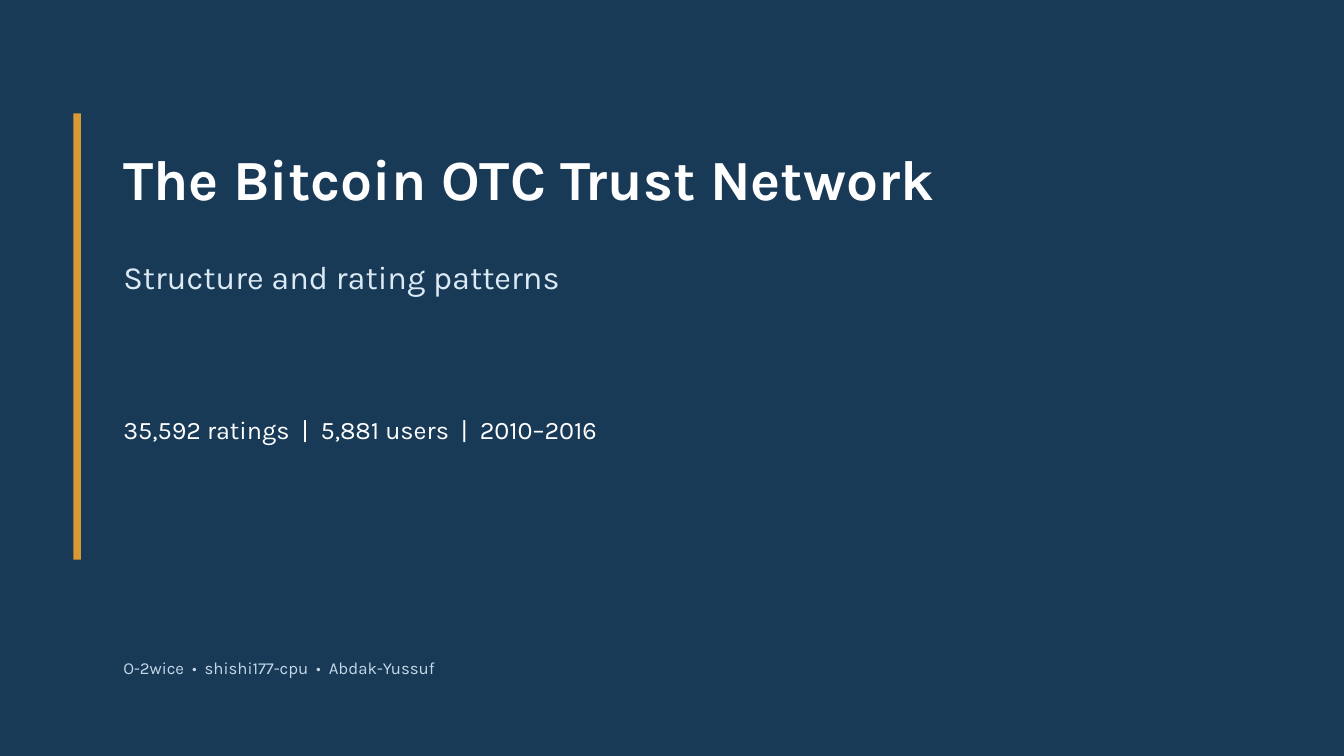
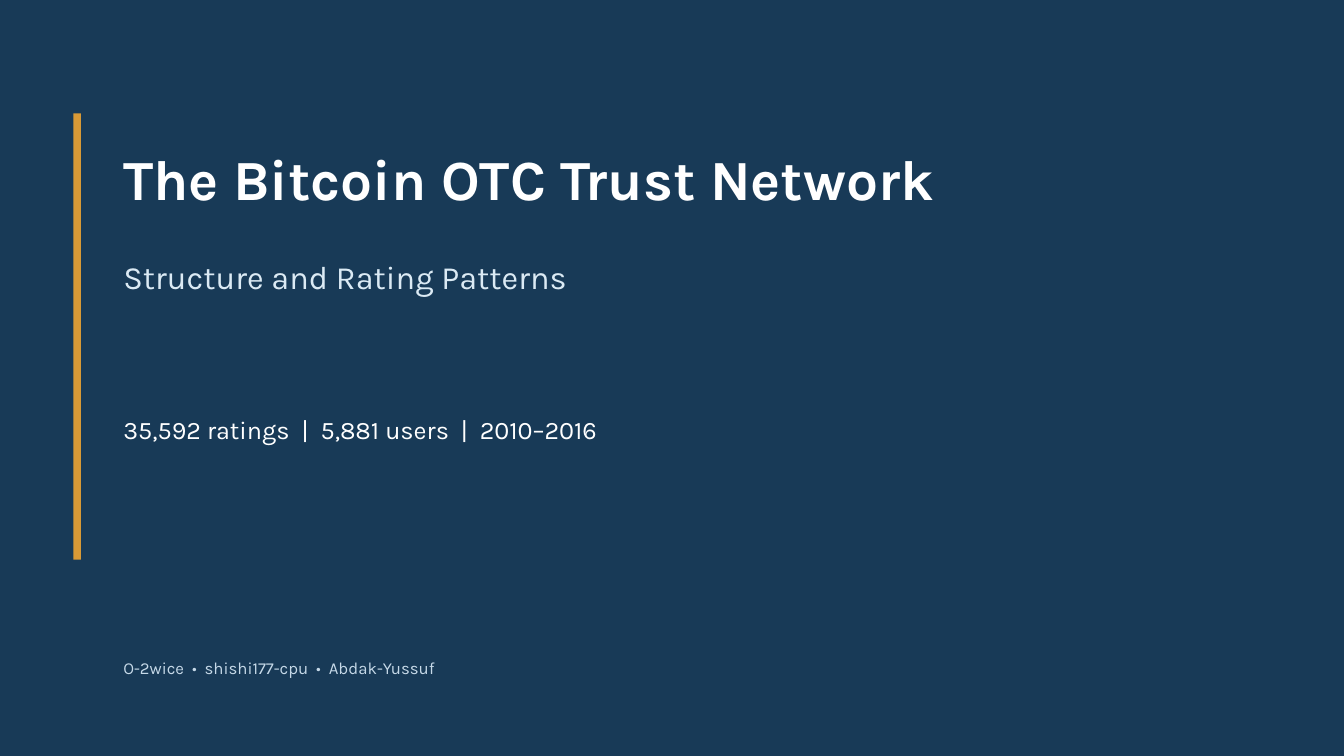
Before and after one commit to O-2wice/bitcoin-otc-trust-network-science, a slide deck: slide 1 of presentation/bitcoin_otc_network_science.pptx. Drawn at 1344x756 pixels with LibreOffice and Linux fonts; fonts in the diff are those of the drawing. Boxes give left, top, right and bottom in pixels: in the first picture for what was removed or moved away, otherwise in the second. Text is boxed around its words. In the diff, an @@ line names an element or a change of style, - is before the commit and + after.

```diff
--- a/presentation/bitcoin_otc_network_science.pptx
+++ b/presentation/bitcoin_otc_network_science.pptx
@@ text at [123,266,566,297]: text changed @@
-Structure and rating patterns
+Structure and Rating Patterns
```
Also in this commit, not shown: 5 other slides changed, 2 slides added, 2 slides removed, 2 other files.
